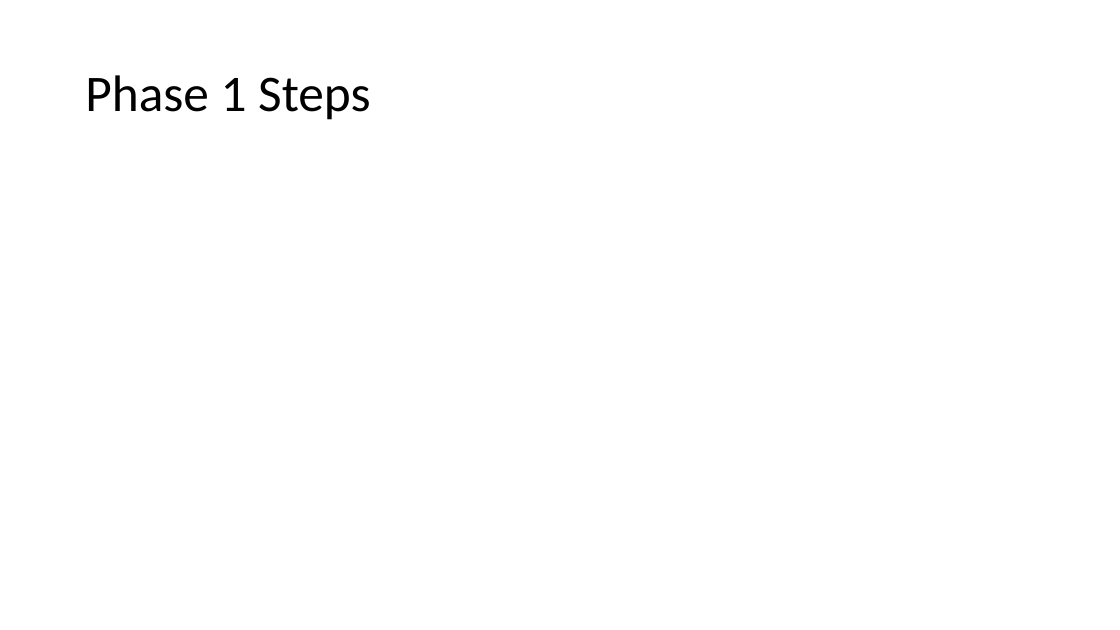
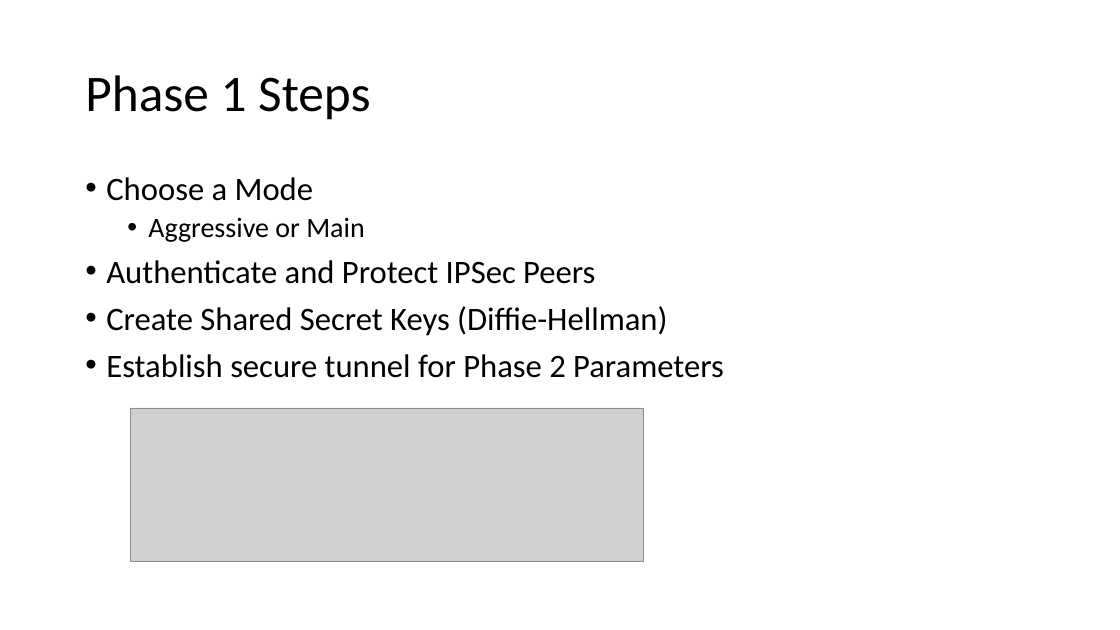
Before and after one commit to ndbellew/AppliedCryptography, a slide deck: slide 7 of Assignments/InternetKeyExchange/Internet Key Exchange.pptx. Drawn at 1120x630 pixels with LibreOffice and Linux fonts; fonts in the diff are those of the drawing; grey boxes stand for pictures. Boxes give left, top, right and bottom in pixels: in the first picture for what was removed or moved away, otherwise in the second. Text is boxed around its words. In the diff, an @@ line names an element or a change of style, - is before the commit and + after.

```diff
--- a/Assignments/InternetKeyExchange/Internet Key Exchange.pptx
+++ b/Assignments/InternetKeyExchange/Internet Key Exchange.pptx
@@ text added at (106, 177, 724, 378), 28 pt, text #000000 @@
+• Choose a Mode
+  • Aggressive or Main
+• Authenticate and Protect IPSec Peers
+• Create Shared Secret Keys (Diffie-Hellman)
+• Establish secure tunnel for Phase 2 Parameters
@@ picture added at (130, 408, 644, 561) @@
```
Also in this commit, not shown: 5 other slides changed, 3 other files.
